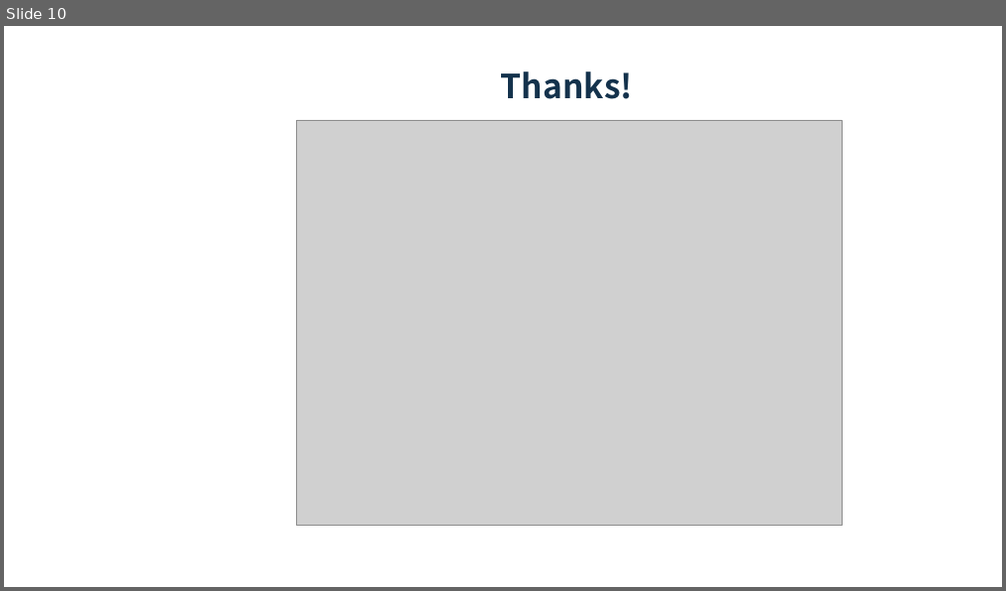
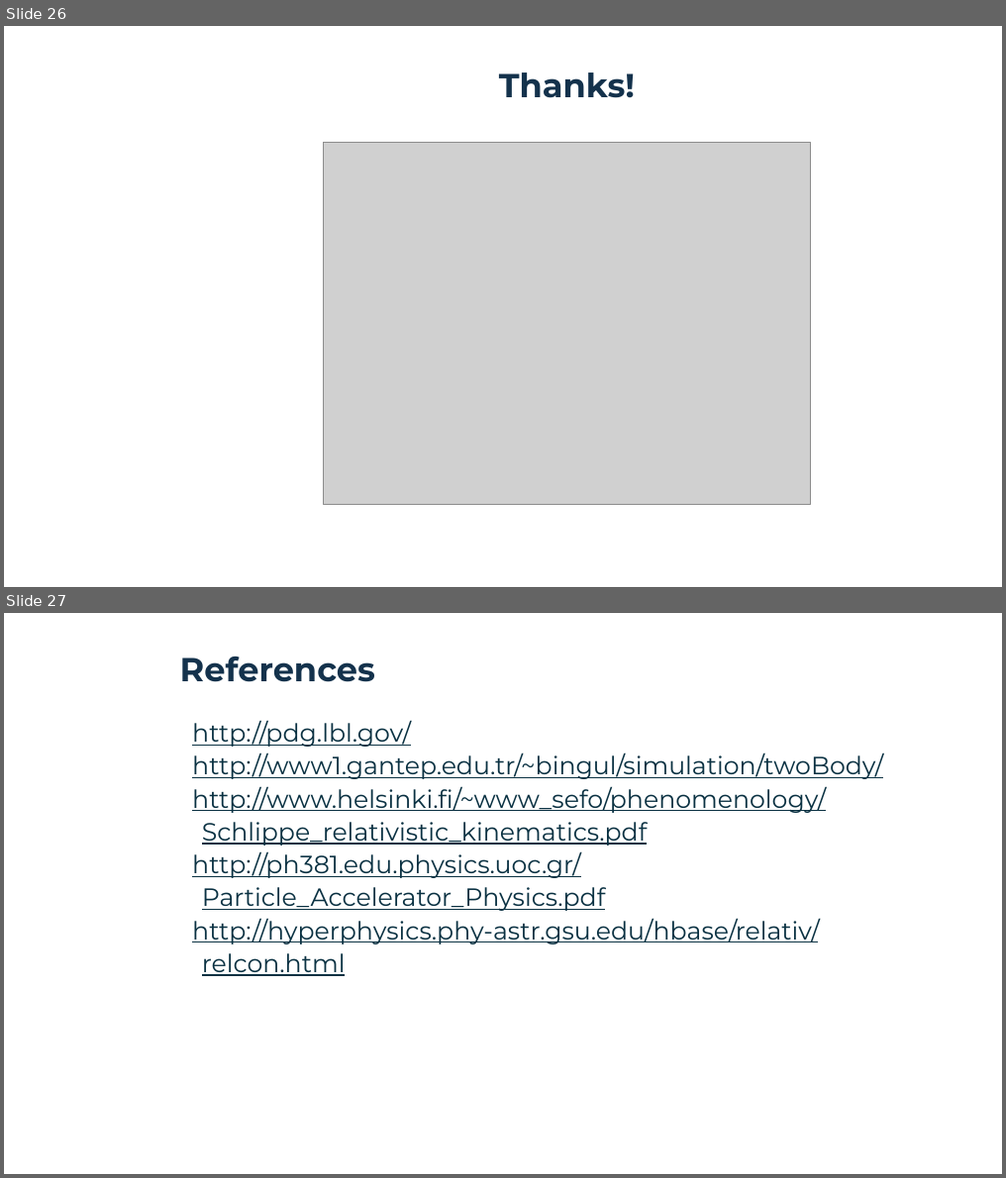
Before and after one commit to pitt1321-2161/Particle_Accelerator_Simulation, a slide deck: Particle Accelerator Simulation.pptx. Shown one above the other, each under a label of ours: slide 10 before the commit, slides 26 and 27 after it. The pictures are 1006x591 and 1006x1178 pixels, drawn with LibreOffice and Linux fonts; fonts in the diff are those of the drawing; grey boxes stand for pictures; background and template pictures are left out. Boxes give left, top, right and bottom in pixels: in the first picture for what was removed or moved away, otherwise in the second. Text is boxed around its words. In the diff, an @@ line names an element or a change of style, - is before the commit and + after.

```diff
--- a/Particle Accelerator Simulation.pptx
+++ b/Particle Accelerator Simulation.pptx
@@ slide 27 added at bbox=[4, 613, 1002, 1174], background picture (left out); not listed: 2 template elements that a slide beside it also shows @@
@@ title added at bbox=[180, 656, 375, 682], 32 pt, text #14324C, bold @@
+References
@@ text added at bbox=[192, 720, 883, 976], 24 pt, text #0A3142, underline @@
+http://pdg.lbl.gov/
+http://www1.gantep.edu.tr/~bingul/simulation/twoBody/
+http://www.helsinki.fi/~www_sefo/phenomenology/Schlippe_relativistic_kinematics.pdf
+http://ph381.edu.physics.uoc.gr/Particle_Accelerator_Physics.pdf
+http://hyperphysics.phy-astr.gsu.edu/hbase/relativ/relcon.html
@@ what was slide 10 is now slide 26 @@
@@ slide 26 changed as well @@
@@ title "Thanks!" at bbox=[499, 73, 635, 98]: font Noto Sans CJK SC to Montserrat @@
@@ picture: place and size @@
-picture at bbox=[297, 120, 842, 525]
+picture at bbox=[324, 142, 811, 504]
```
Also in this commit, not shown: 9 other slides changed, 16 other slides added, 7 other files.
